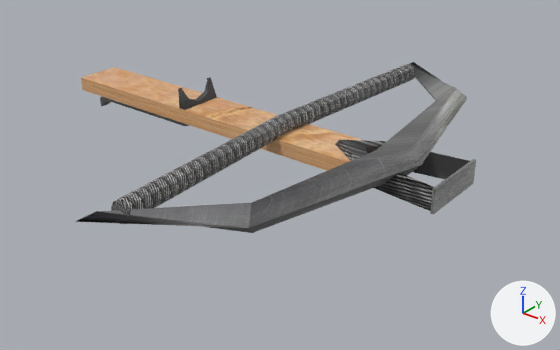
One commit to the OBJ model StemistHacks2/Assets/models/Crossbow37.obj: the scene before it, then after it.
Before and after are seen from a 50 mm camera at (4.67, -5.55, 2.86) aimed at (0.39, -0.19, -0.46). The axes (+X, +Y, +Z) are drawn at lower right. The lights are the same throughout. Where no turn or scale is listed for an object, it has been applied to the vertices.
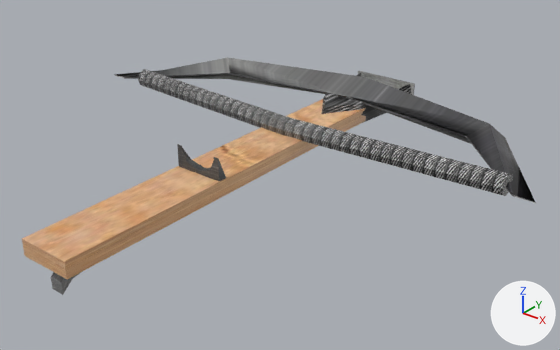
Patch to the scene script:
```diff
--- a/StemistHacks2/Assets/models/Crossbow37.obj.py
+++ b/StemistHacks2/Assets/models/Crossbow37.obj.py
@@ me_sphere @@
 # used by ob_sphere; location = (0.0, 0.0, 0.0)
-me_sphere.from_pydata(...)  # 49 vertices, 82 faces, 2 loose edges; spans x 0.19..2.13, y -2.22..2.16, z -0.23..0.13
+me_sphere.from_pydata(...)  # 146 vertices, 276 faces; spans x -2.18..2.86, y -2.87..1.81, z -0.46..0.16
+# me_sphere part 1: the loose piece of 24 vertices spanning x 0.19..0.53, y -2.22..2.16, z -0.1..0.1 is turned 90 degrees about the z axis through its middle, then moved by (0.01, 0.05, 0.0)
+# me_sphere part 2: a new loose piece, a box spanning x -0.028..0.709, y 1.778..1.805, z -0.223..0.012, in mat_material (picture img_metal_texture_jpg)
+# me_sphere part 3: the loose piece of 21 vertices spanning x 0.85..2.13, y -0.35..0.36, z -0.23..0.0 is turned 90 degrees about the z axis through its middle, then moved by (-1.15, 1.15, 0.0)
+# me_sphere part 4: a new loose piece of 54 vertices spanning x 0.09..0.59, y -2.87..1.0, z -0.46..-0.06
+# me_sphere part 5: a new loose piece of 21 vertices spanning x -2.18..2.86, y -0.06..1.47, z -0.13..0.13, in mat_material (picture img_metal_texture_jpg)
+# me_sphere part 6: a new loose piece of 18 vertices spanning x 0.1..0.58, y -1.26..-1.17, z -0.06..0.16, in mat_material (picture img_metal_texture_jpg)
 me_sphere.materials.append(mat_material_002)
+me_sphere.materials.append(mat_material)  # picture img_metal_texture_jpg
+me_sphere.materials.append(mat_material_001)  # picture img_wood_texture_png
@@ ob_sphere_001 @@
-ob_sphere_001 = bpy.data.objects.new('Sphere.001', me_sphere_001)
-ob_sphere_001.location = (0.0, 0.0, 0.0)
@@ ob_sphere_002 @@
-ob_sphere_002 = bpy.data.objects.new('Sphere.002', me_sphere_002)
-ob_sphere_002.location = (0.0, 0.0, 0.0)
```

What differs and where, as boxes [x1, y1, x2, y2] in the pictures (560 x 350 px; the box of a moved part takes in the faces that stretch with it):
'Sphere', reshaped (43% wider, 48% taller)
    before: [111, 64, 470, 224]
    after: [22, 57, 536, 295]
'Sphere.001', deleted
    before: [75, 62, 476, 233]
'Sphere.002', deleted (brown)
    before: [81, 67, 361, 171]
part 1 of me_sphere, moved or reshaped
    before: [111, 64, 416, 224]
    after: [138, 69, 513, 196]
part 2 of me_sphere, added
    after: [358, 71, 415, 95]
part 3 of me_sphere, moved or reshaped
    before: [335, 140, 470, 211]
    after: [322, 73, 411, 123]
part 4 of me_sphere, added (brown)
    after: [22, 99, 366, 295]
part 5 of me_sphere, added
    after: [115, 57, 536, 203]
part 6 of me_sphere, added
    after: [177, 144, 226, 181]
